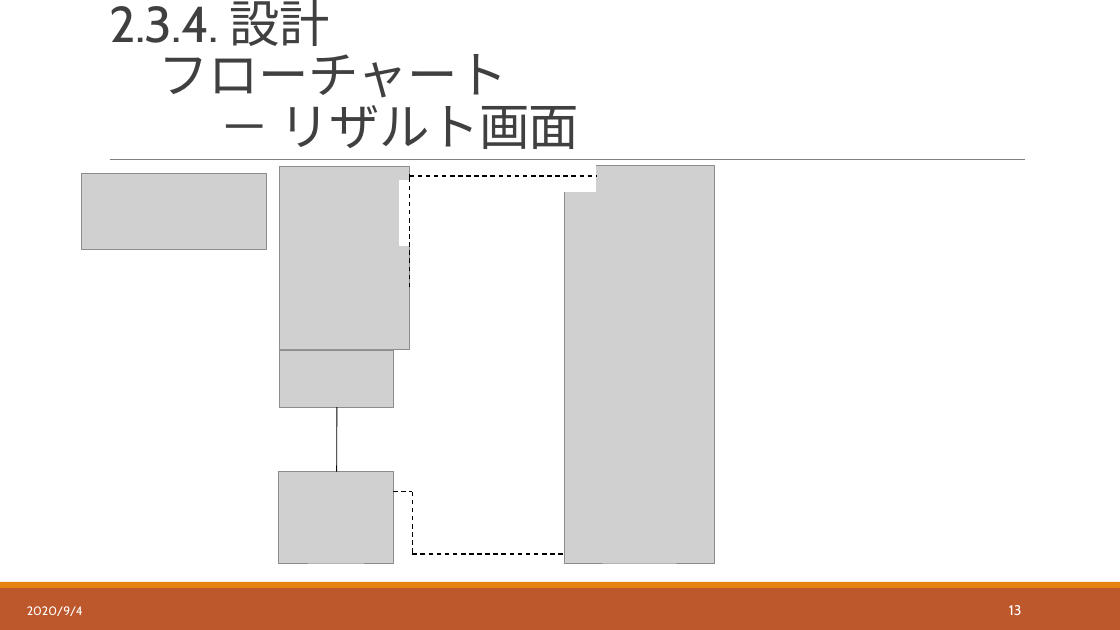
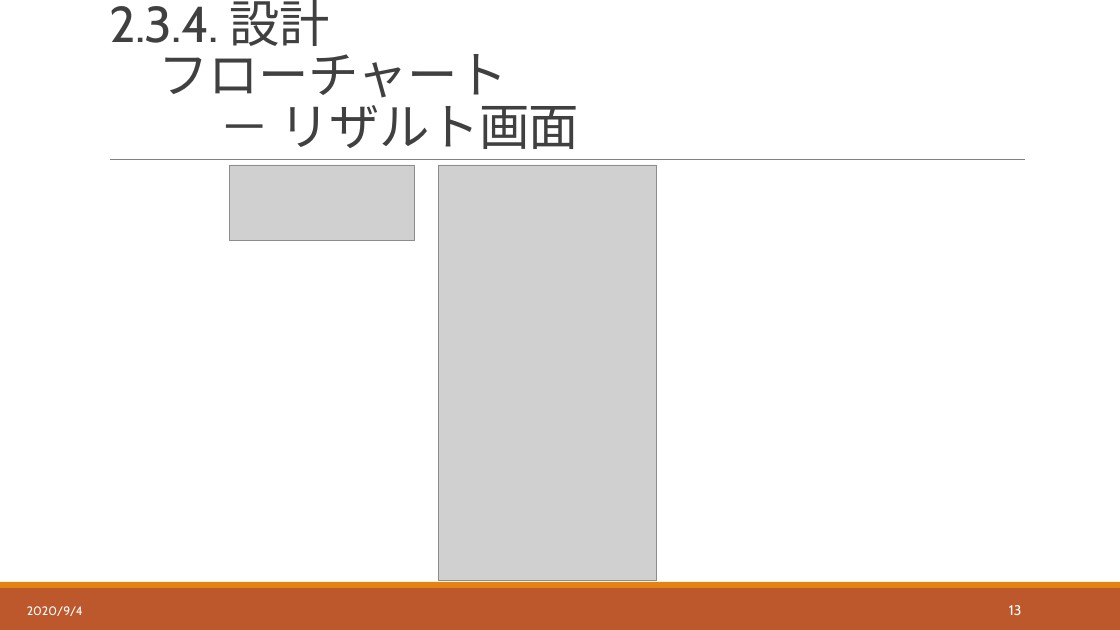
Before and after one commit to hakohumi/comp.train.whack-a-mole, a slide deck: slide 14 of 資料/設計書/発表資料/設計レビュー_発表資料.pptx. Drawn at 1120x630 pixels with LibreOffice and Linux fonts; fonts in the diff are those of the drawing; grey boxes stand for pictures. Boxes give left, top, right and bottom in pixels: in the first picture for what was removed or moved away, otherwise in the second. Text is boxed around its words. In the diff, an @@ line names an element or a change of style, - is before the commit and + after.

Commit message:
設計/レビュー後修正　 フローチャートの割込み処理を修正 発表資料を修正

```diff
--- a/資料/設計書/発表資料/設計レビュー_発表資料.pptx
+++ b/資料/設計書/発表資料/設計レビュー_発表資料.pptx
@@ picture: place and size @@
-picture at <box>82,174,267,250</box>
+picture at <box>229,165,415,240</box>
@@ picture removed at <box>279,166,409,350</box> @@
@@ line removed from (409, 287) to (409, 174) @@
@@ line removed from (409, 176) to (597, 176) @@
@@ picture added at <box>439,165,657,580</box> @@
@@ picture removed at <box>565,166,714,563</box> @@
@@ picture removed at <box>279,350,393,408</box> @@
@@ line removed from (337, 408) to (337, 472) @@
@@ picture removed at <box>279,472,393,564</box> @@
@@ line removed from (393, 492) to (413, 492) @@
@@ line removed from (413, 553) to (413, 491) @@
@@ line removed from (413, 555) to (565, 555) @@
```
Also in this commit, not shown: 14 other slides changed, 1 slide removed, 13 other files.
